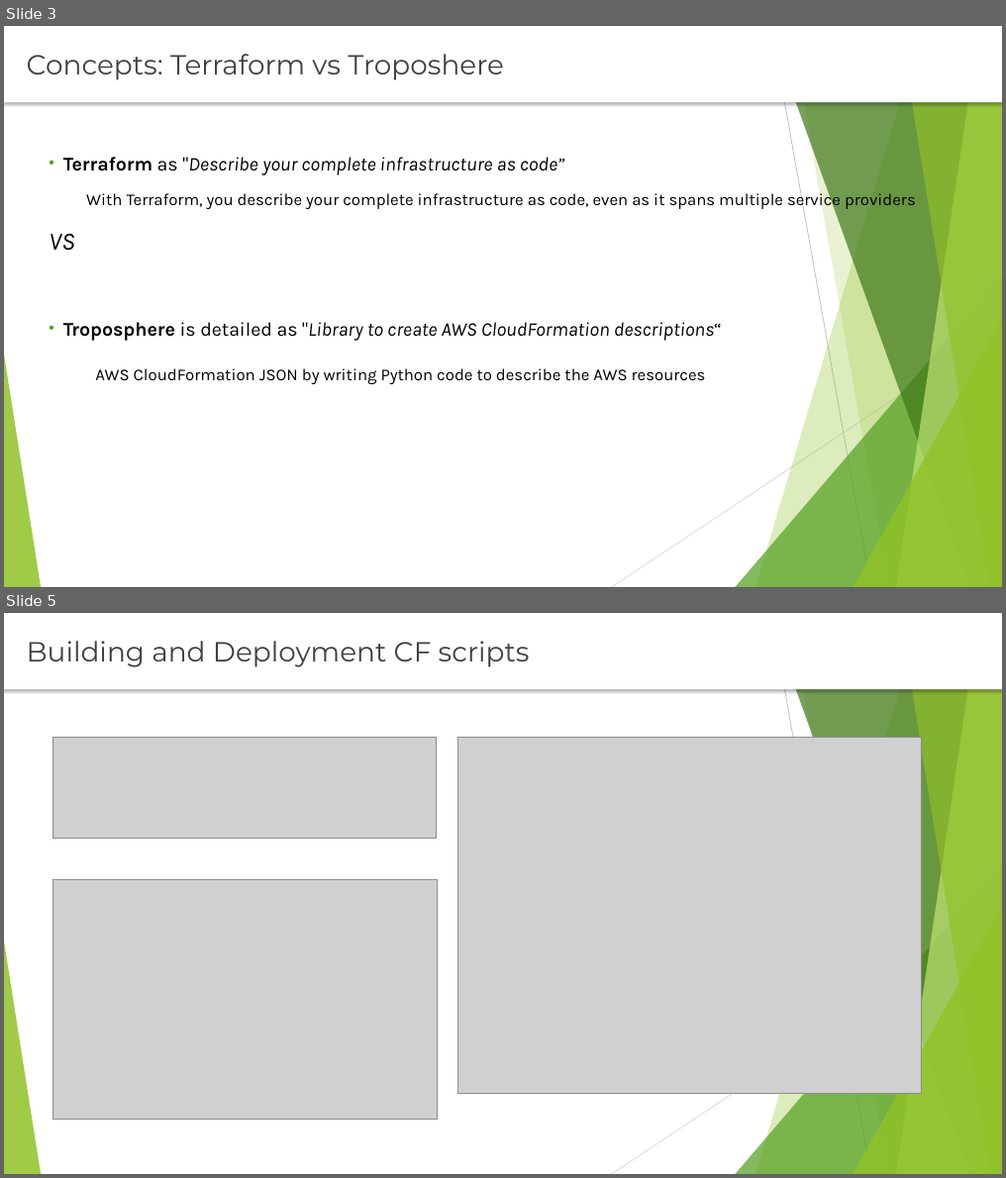
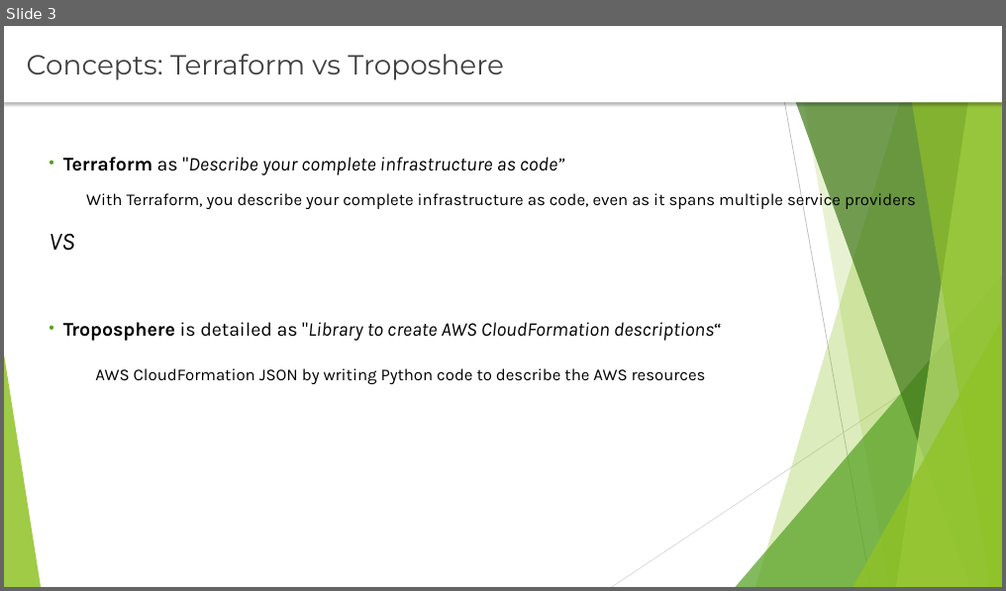
Before and after one commit to rusergei2010/AWSCourse2019, a slide deck: Lecture_8_Troposphere/temp/Troposhere.pptx. Shown one above the other, each under a label of ours: slides 3 and 5 before the commit, slide 3 after it; the slides between them are not shown. The pictures are 1006x1178 and 1006x591 pixels, drawn with LibreOffice and Linux fonts; fonts in the diff are those of the drawing; grey boxes stand for pictures. Boxes give left, top, right and bottom in pixels: in the first picture for what was removed or moved away, otherwise in the second. Text is boxed around its words. In the diff, an @@ line names an element or a change of style, - is before the commit and + after.

```diff
--- a/Lecture_8_Troposphere/temp/Troposhere.pptx
+++ b/Lecture_8_Troposphere/temp/Troposhere.pptx
@@ slide 5 removed at (x1=4, y1=613, x2=1002, y2=1174), background #FFFFFF; not listed: 10 template elements that a slide beside it also shows @@
@@ text removed at (x1=4, y1=613, x2=1002, y2=689) @@
-Building and Deployment CF scripts
@@ picture removed at (x1=53, y1=738, x2=436, y2=838) @@
@@ picture removed at (x1=458, y1=738, x2=922, y2=1093) @@
@@ picture removed at (x1=53, y1=879, x2=438, y2=1120) @@
```
Also in this commit, not shown: 1 slide changed, 24 other files.
